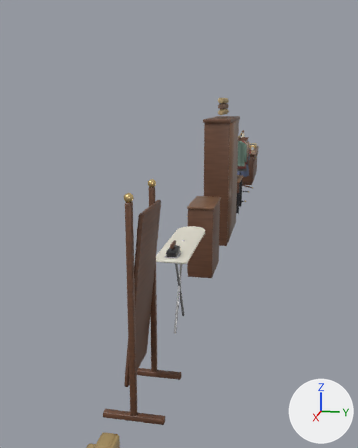
Two versions of the Blender file tools/blender/case01_v2_shop/shop_props_v1.blend, one commit apart.
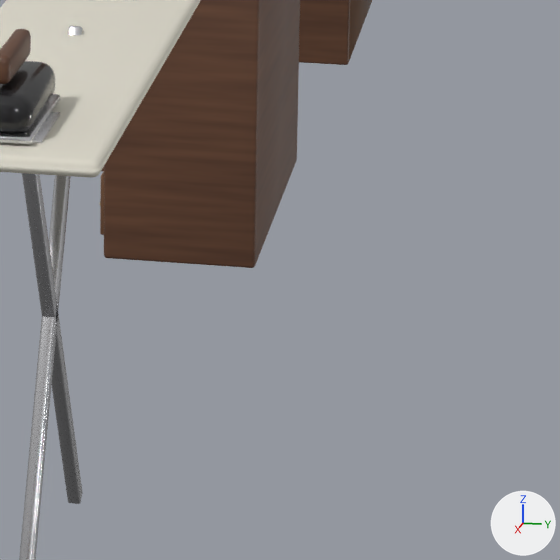
Old and new are each drawn from a 50 mm camera at (16.24, 1.02, 2.44) aimed at (9.88, -0.25, 0.84) and again close up on the part from 48% to 73% of the width and 53% to 73% of the height. The axes (+X, +Y, +Z) are drawn at lower right. The lights are the same throughout. The first two pictures are the older version.

Objects in the first close-up: 'Back', 'BoardTop', 'Carcass', 'IronBody', 'IronHandle', 'IronPlate', 'Leg-1', 'Leg1.001', 'Side1' and 3 more.
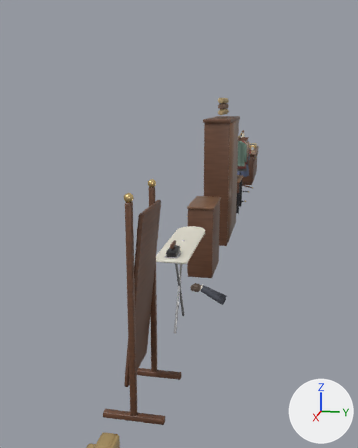
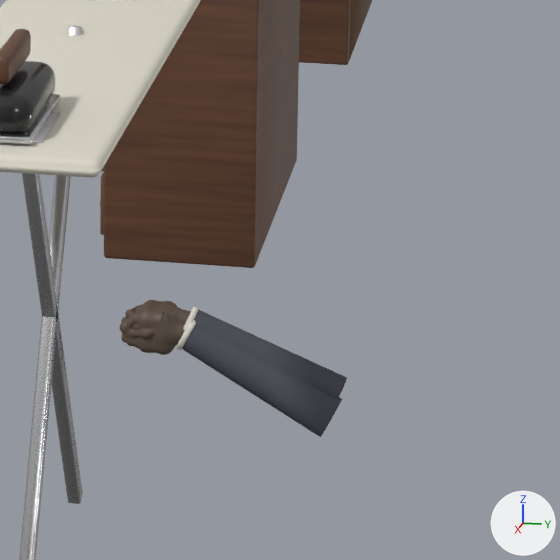
Boxes [x1, y1, x2, y2] around the edits, measured in the close-ups (560 x 560 px):
'FPR_Sleeve', added: after [182, 325, 342, 437]
'FPL_Sleeve', added: after [194, 310, 347, 398]
'FPR_Glove', added (brown): after [121, 306, 185, 355]
'FPL_Glove', added (brown): after [120, 300, 191, 346]
'FPR_SleeveCuff', added: after [177, 320, 196, 350]
'FPL_SleeveCuff', added: after [183, 306, 199, 331]

The change, as a diff of the scene's bpy script:
```diff
--- a/tools/blender/case01_v2_shop/shop_props_v1.blend.py
+++ b/tools/blender/case01_v2_shop/shop_props_v1.blend.py
@@ mat_fp_cuff @@
+mat_fp_cuff = principled_material('FP_Cuff')
+mat_fp_cuff.base_color = (0.72, 0.69, 0.63)  # light grey #ddd8d0
+mat_fp_cuff.roughness = 0.8
@@ mat_fp_sleeve @@
+mat_fp_sleeve = principled_material('FP_Sleeve')
+mat_fp_sleeve.base_color = (0.07, 0.075, 0.095)  # dark grey #4b4d57
+mat_fp_sleeve.roughness = 0.85
@@ mat_fp_glove @@
+mat_fp_glove = principled_material('FP_Glove')
+mat_fp_glove.base_color = (0.11, 0.075, 0.055)  # brown #5d4d42
+mat_fp_glove.roughness = 0.55
@@ me_環體_021 @@
+me_環體_021.from_pydata(...)  # a torus around z (ring radius 0.0323, tube radius 0.007) spanning x -0.0393..0.0393, y -0.0393..0.0393, z -0.007..0.007
+me_環體_021.polygons.foreach_set('use_smooth', [True] * 192)
+me_環體_021.materials.append(mat_fp_cuff)  # light grey #ddd8d0
@@ me_圓錐體_018 @@
+me_圓錐體_018.from_pydata(...)  # 48 vertices, 24 faces; spans x -0.047..0.047, y -0.047..0.047, z -0.18..0.18
+me_圓錐體_018.polygons.foreach_set('use_smooth', [True] * 24)
+me_圓錐體_018.materials.append(mat_fp_sleeve)  # dark grey #4b4d57
@@ me_mesh_002 @@
+me_mesh_002.from_pydata(...)  # 2740 vertices, 3292 faces; spans x -0.037..0.053, y -0.061..0.107, z -0.057..0.05
+me_mesh_002.polygons.foreach_set('use_smooth', [True] * 3292)
+me_mesh_002.materials.append(mat_fp_glove)  # brown #5d4d42
@@ me_mesh_001 @@
+me_mesh_001.from_pydata(...)  # 2740 vertices, 3292 faces; spans x -0.05..0.057, y -0.061..0.107, z -0.037..0.053
+me_mesh_001.polygons.foreach_set('use_smooth', [True] * 3292)
+me_mesh_001.materials.append(mat_fp_glove)  # brown #5d4d42
@@ ob_fpr_sleevecuff @@
+ob_fpr_sleevecuff = bpy.data.objects.new('FPR_SleeveCuff', me_環體_021)
+ob_fpr_sleevecuff.location = (10.018, 0.085, -0.003)
+ob_fpr_sleevecuff.rotation_euler = (1.107, -0.0714, -0.0442)  # degrees (63, -4.1, -2.5)
@@ ob_fpr_sleeve @@
+ob_fpr_sleeve = bpy.data.objects.new('FPR_Sleeve', me_圓錐體_018)
+ob_fpr_sleeve.location = (10.031, 0.241, -0.08)
+ob_fpr_sleeve.rotation_euler = (1.107, -0.0714, -0.0442)  # degrees (63, -4.1, -2.5)
@@ ob_fpr_glove @@
+ob_fpr_glove = bpy.data.objects.new('FPR_Glove', me_mesh_002)
+ob_fpr_glove.location = (10.0, 0.0, 0.0)
@@ ob_fpl_sleevecuff @@
+ob_fpl_sleevecuff = bpy.data.objects.new('FPL_SleeveCuff', me_環體_021.copy())
+ob_fpl_sleevecuff.location = (10.0, 0.085, 0.016)
+ob_fpl_sleevecuff.rotation_euler = (1.148, 0.0, 0.0)  # degrees (66, 0, 0)
@@ ob_fpl_sleeve @@
+ob_fpl_sleeve = bpy.data.objects.new('FPL_Sleeve', me_圓錐體_018.copy())
+ob_fpl_sleeve.location = (10.0, 0.244, -0.056)
+ob_fpl_sleeve.rotation_euler = (1.148, 0.0, 0.0)  # degrees (66, 0, 0)
@@ ob_fpl_glove @@
+ob_fpl_glove = bpy.data.objects.new('FPL_Glove', me_mesh_001)
+ob_fpl_glove.location = (10.0, 0.0, 0.0)
```
